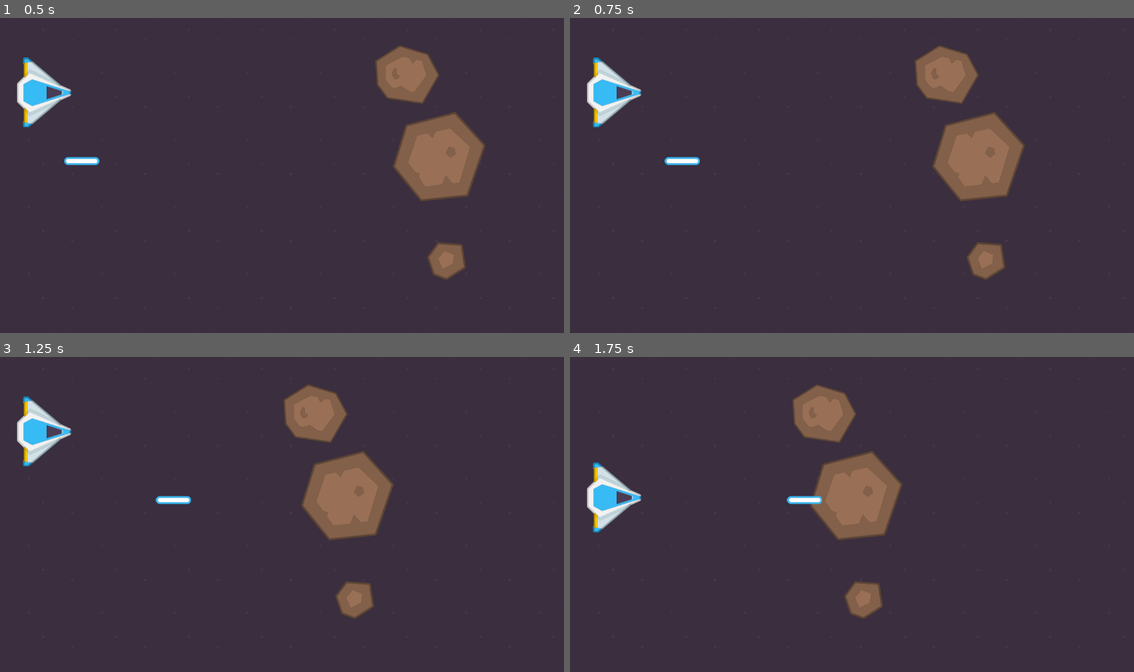
Above: before the commit, frames 1-4 (two rows, left to right).
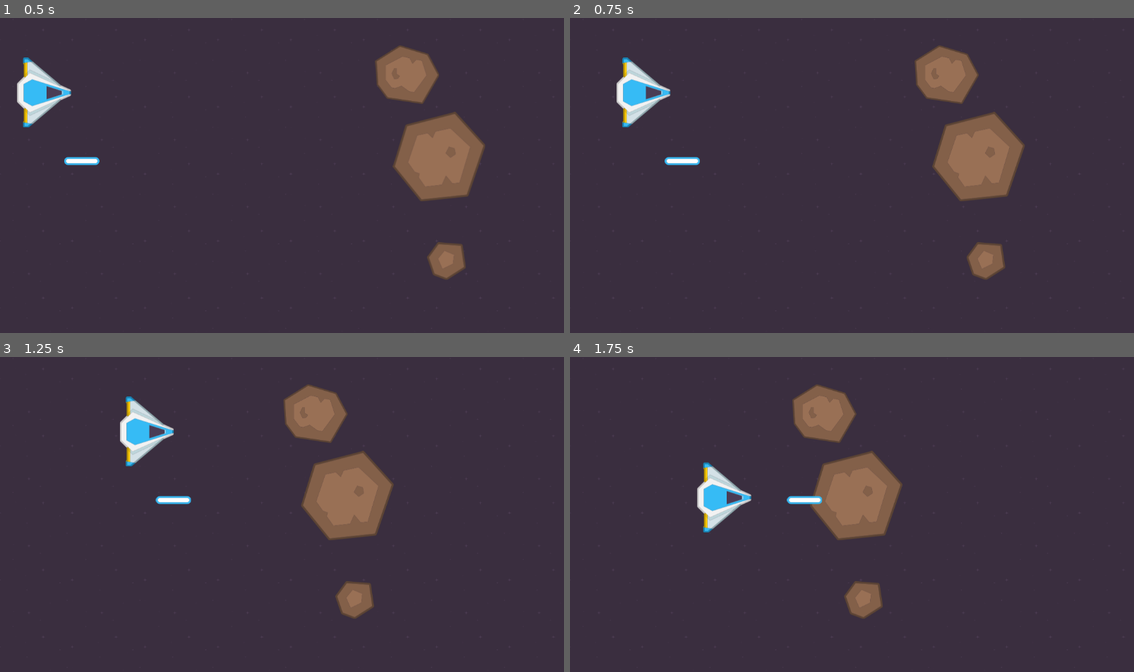
Above: after the commit, the same moments.

Repository: EstebanG17-ia/ProyectoGodot
Game: Godot game, scene res://Main.tscn
Same seed, same stepped clock (60 frames per second), same inputs: the game is played once before the commit and once after it. This scene is started directly instead of the project's main scene.
Inputs:
- Up to frame 1 (0.5 s): no input
- Up to frame 2 (0.75 s): hold Right (Right, bound only after the commit) from 0.53 s (still down)
- Up to frame 3 (1.25 s): keep holding Right (Right, bound only after the commit)
- Up to frame 4 (1.75 s): release Right (Right, bound only after the commit) at 1.28 s; hold Down (Down) from 1.28 s (still down)

Frame 1 is identical in both runs. In frame 2, 1.9% of the frame differs, in the area x 3-18%, y 12-35%; in frame 3, 2.2%; in frame 4, 2.2%, in the area x 3-33%, y 33-56%.

Commit message:
Actualización proyecto Godot

Diff:
--- a/Main.tscn
+++ b/Main.tscn
@@ -6,6 +6,18 @@
 [ext_resource type="PackedScene" uid="uid://wx6jm5ta84ej" path="res://smalal_asteroide.tscn" id="4_cm0pq"]
 [ext_resource type="PackedScene" uid="uid://b5gn2e0yos4y4" path="res://Laser.tscn" id="5_fos0i"]
 [ext_resource type="PackedScene" uid="uid://7rjxjkx6rr3m" path="res://player.tscn" id="6_3dxm6"]
+
+[sub_resource type="RectangleShape2D" id="RectangleShape2D_lgr22"]
+size = Vector2(10, 672)
+
+[sub_resource type="RectangleShape2D" id="RectangleShape2D_trn2v"]
+size = Vector2(1170, 15.5)
+
+[sub_resource type="RectangleShape2D" id="RectangleShape2D_03owx"]
+size = Vector2(12, 664)
+
+[sub_resource type="RectangleShape2D" id="RectangleShape2D_3dxm6"]
+size = Vector2(1171, 10)
 
 [node name="Node2D" type="Node2D" unique_id=613075161]
 
@@ -17,13 +29,39 @@
 [node name="BigAsteroide" parent="." unique_id=1222279962 instance=ExtResource("2_r0du0")]
 position = Vector2(901, 14)
 
-[node name="Area2D" parent="." unique_id=2145954991 instance=ExtResource("3_cm0pq")]
+[node name="MediumAsteroide" parent="." unique_id=2145954991 instance=ExtResource("3_cm0pq")]
 position = Vector2(957, 116)
 
-[node name="Area2D2" parent="." unique_id=237423785 instance=ExtResource("4_cm0pq")]
+[node name="SmallAsteroide" parent="." unique_id=237423785 instance=ExtResource("4_cm0pq")]
 position = Vector2(1037, 498)
 
-[node name="Area2D3" parent="." unique_id=997558252 instance=ExtResource("5_fos0i")]
+[node name="Laser" parent="." unique_id=997558252 instance=ExtResource("5_fos0i")]
 position = Vector2(41, 293)
 
 [node name="Player" parent="." unique_id=1174121348 instance=ExtResource("6_3dxm6")]
+
+[node name="Wall(limitadores de movimiento)" type="Node" parent="." unique_id=1245837290]
+
+[node name="BottonWall" type="StaticBody2D" parent="Wall(limitadores de movimiento)" unique_id=1245738374]
+
+[node name="CollisionShape2D" type="CollisionShape2D" parent="Wall(limitadores de movimiento)/BottonWall" unique_id=1059755611]
+position = Vector2(-5, 326)
+shape = SubResource("RectangleShape2D_lgr22")
+
+[node name="LetfWall" type="StaticBody2D" parent="Wall(limitadores de movimiento)" unique_id=1017502690]
+
+[node name="CollisionShape2D" type="CollisionShape2D" parent="Wall(limitadores de movimiento)/LetfWall" unique_id=894162170]
+position = Vector2(575, 653.25)
+shape = SubResource("RectangleShape2D_trn2v")
+
+[node name="RightWall" type="StaticBody2D" parent="Wall(limitadores de movimiento)" unique_id=1620931801]
+
+[node name="CollisionShape2D" type="CollisionShape2D" parent="Wall(limitadores de movimiento)/RightWall" unique_id=963805196]
+position = Vector2(1156, 328)
+shape = SubResource("RectangleShape2D_03owx")
+
+[node name="TopWall" type="StaticBody2D" parent="Wall(limitadores de movimiento)" unique_id=20855019]
+
+[node name="CollisionShape2D" type="CollisionShape2D" parent="Wall(limitadores de movimiento)/TopWall" unique_id=1401888381]
+position = Vector2(574.5, -4)
+shape = SubResource("RectangleShape2D_3dxm6")
--- a/player.gd
+++ b/player.gd
@@ -1,13 +1,12 @@
 extends CharacterBody2D
 
-@export var speed := 300
+@export var speed: float = 300.0
 
-func _process(delta):
-	var direction := 0
+func _physics_process(delta: float) -> void:
+	var x_input = Input.get_axis("Left", "Right")
+	var y_input = Input.get_axis("Up", "Down")
 
-	if Input.is_action_pressed("Up"):
-		direction -= 1
-	if Input.is_action_pressed("Down"):
-		direction += 1
+	velocity.x = x_input * speed
+	velocity.y = y_input * speed
 
-	position.y += direction * speed * delta
+	move_and_slide()
--- a/project.godot
+++ b/project.godot
@@ -27,6 +27,16 @@
 "events": [Object(InputEventKey,"resource_local_to_scene":false,"resource_name":"","device":0,"window_id":0,"alt_presse …(194 unchanged characters)…
 ]
 }
+Left={
+"deadzone": 0.2,
+"events": [Object(InputEventKey,"resource_local_to_scene":false,"resource_name":"","device":0,"window_id":0,"alt_pressed":false,"shift_pressed":false,"ctrl_pressed":false,"meta_pressed":false,"pressed":false,"keycode":0,"physical_keycode":4194319,"key_label":0,"unicode":0,"location":0,"echo":false,"script":null)
+]
+}
+Right={
+"deadzone": 0.2,
+"events": [Object(InputEventKey,"resource_local_to_scene":false,"resource_name":"","device":0,"window_id":0,"alt_pressed":false,"shift_pressed":false,"ctrl_pressed":false,"meta_pressed":false,"pressed":false,"keycode":0,"physical_keycode":4194321,"key_label":0,"unicode":0,"location":0,"echo":false,"script":null)
+]
+}
 
 [physics]
 
